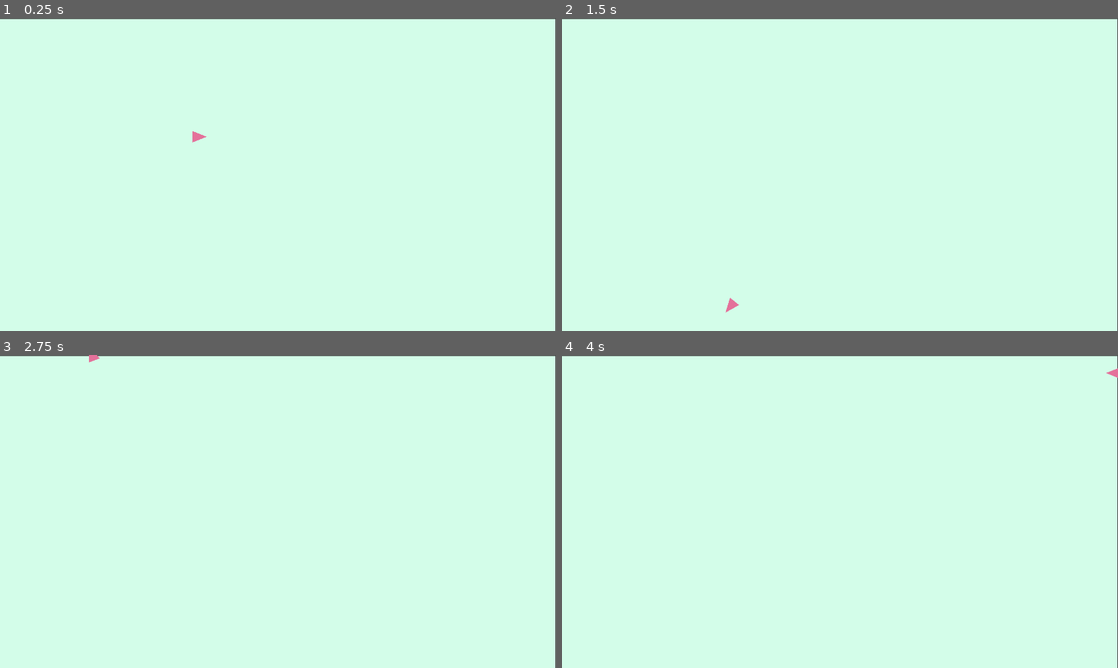
Above: before the commit, frames 1-4 (two rows, left to right).
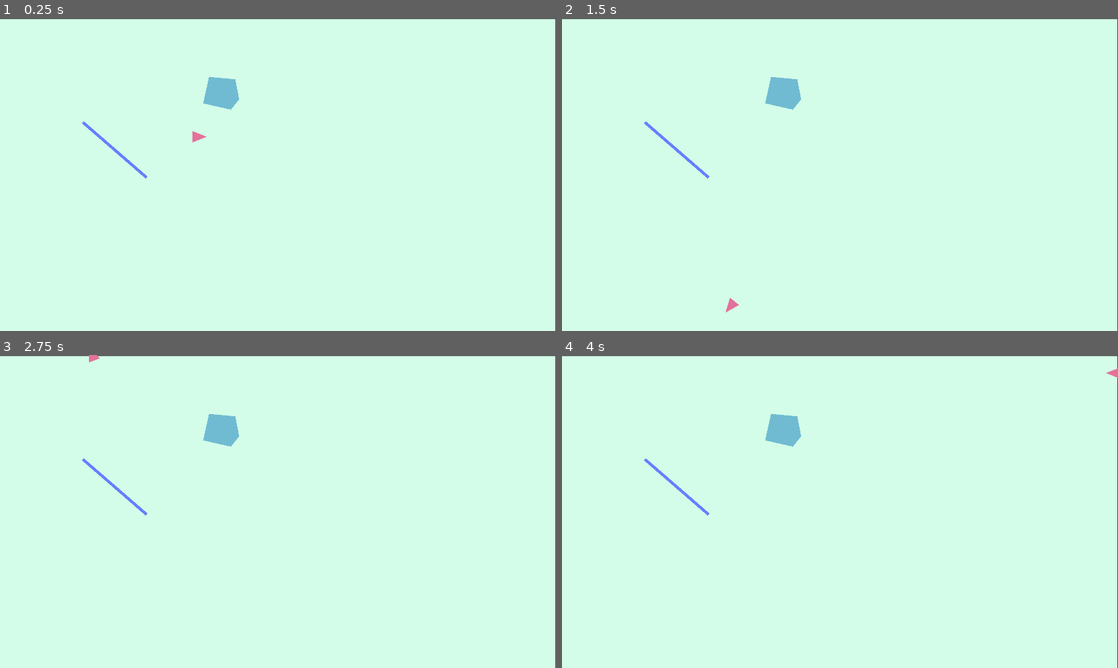
Above: after the commit, the same moments.

Repository: synvinkel/dashderoids
Game: Godot game, scene res://Main.tscn
The game is run twice, just before and just after one commit, with the same random seed, the same clock (stepped at 60 frames per second) and the same inputs.
Inputs:
- Up to frame 1 (0.25 s): no input
- Up to frame 2 (1.5 s): tap Enter at 0.5 s; hold Right (turn_right) 0.53-1.28 s; tap Space (boost) at 0.6, 1.25, 1.35 s; hold Down (ui_down) from 1.28 s (still down)
- Up to frame 3 (2.75 s): tap Enter at 2 s; release Down (ui_down) at 2.03 s; hold Right (turn_right) from 2.03 s (still down); tap Space (boost) at 2.1 s
- Up to frame 4 (4 s): tap Space (boost) at 2.75, 2.85, 3.6 s; release Right (turn_right) at 2.78 s; hold Up (thrust) 2.78-3.53 s; hold Left (turn_left) from 3.53 s (still down)

The runs differ from the first frame. In frame 1, 0.7% of the frame differs, in the area x 14-43%, y 18-52%; in frame 2, 0.7%; in frame 3, 0.7%; in frame 4, 0.7%.
Error after the commit: Parse Error: Variable "i" already defined in the scope (at line 86). (res://Polygon.gd:87)

Commit message:
Start adding the other components (Polygon etc.)

Diff:
--- /dev/null
+++ b/Geometry.gd
@@ -0,0 +1,29 @@
+extends Node
+# Line/line intersection from turf.js
+# https://github.com/Turfjs/turf/blob/master/packages/turf-line-intersect/index.ts
+func intersect(coords1, coords2):
+    var x1 = coords1[0][0]
+    var y1 = coords1[0][1]
+    var x2 = coords1[1][0]
+    var y2 = coords1[1][1]
+    var x3 = coords2[0][0]
+    var y3 = coords2[0][1]
+    var x4 = coords2[1][0]
+    var y4 = coords2[1][1]
+    var denom = ((y4 - y3) * (x2 - x1)) - ((x4 - x3) * (y2 - y1))
+    var numeA = ((x4 - x3) * (y1 - y3)) - ((y4 - y3) * (x1 - x3))
+    var numeB = ((x2 - x1) * (y1 - y3)) - ((y2 - y1) * (x1 - x3))
+
+    if denom == 0:
+        if numeA == 0 and numeB == 0:
+            return null
+        return null
+
+    var uA = numeA / denom
+    var uB = numeB / denom
+
+    if uA >= 0 and uA <= 1 and uB >= 0 and uB <= 1:
+        var x = x1 + (uA * (x2 - x1))
+        var y = y1 + (uA * (y2 - y1))
+        return Vector2(x, y)
+    return null
--- a/Main.tscn
+++ b/Main.tscn
@@ -1,8 +1,9 @@
-[gd_scene load_steps=4 format=2]
+[gd_scene load_steps=5 format=2]
 
 [ext_resource path="res://Main.gd" type="Script" id=1]
 [ext_resource path="res://Background.gd" type="Script" id=2]
 [ext_resource path="res://Skepp.tscn" type="PackedScene" id=3]
+[ext_resource path="res://Polygon.tscn" type="PackedScene" id=4]
 
 [node name="Main" type="Node2D"]
 script = ExtResource( 1 )
@@ -21,3 +22,11 @@
 color = Color( 0.831373, 0.996078, 0.917647, 1 )
 
 [node name="Skepp" parent="." instance=ExtResource( 3 )]
+
+[node name="Polygon" parent="." instance=ExtResource( 4 )]
+
+[node name="Line2D" type="Line2D" parent="."]
+position = Vector2( 124.964, 122.692 )
+points = PoolVector2Array( 161.098, 237.083, 381.489, 427.938 )
+default_color = Color( 0.4, 0.501961, 1, 1 )
+texture_mode = 3080292
--- /dev/null
+++ b/Polygon.gd
@@ -0,0 +1,106 @@
+extends RigidBody2D
+
+export var debug = false
+onready var line = $"../Line2D"
+onready var polygon = $Polygon2D
+onready var collision_polygon = $CollisionPolygon2D
+var Polygon = load("res://Polygon.tscn")
+var intersections = []
+var lhs_poly = []
+var rhs_poly = []
+
+var poly_label = Label.new()
+var poly_font = poly_label.get_font("")
+
+var new_poly = []
+
+func init(_new_poly, _new_pos, _new_vel, _new_angular, _debug):
+    new_poly = _new_poly
+    position = _new_pos
+    angular_velocity = _new_angular
+    linear_velocity = _new_vel
+    debug = _debug
+
+func sync_polygon_and_collision():
+    collision_polygon.position = polygon.position
+    collision_polygon.polygon = polygon.polygon
+    update()
+
+func set_new_polygon(_new_poly):
+    polygon.polygon = _new_poly
+    sync_polygon_and_collision()
+
+func _ready():
+    if(new_poly != []):
+        set_new_polygon(new_poly)
+    else:
+        sync_polygon_and_collision()
+
+func _draw():
+    if(debug):
+        var p = polygon.polygon
+    #    draw polygon edges
+        for i in p.size():
+            draw_line(p[i],p[((i + 1) % p.size() )], Color.red)
+
+        var t = polygon.get_global_transform_with_canvas()
+        draw_circle(t.xform_inv(position), 10, Color.pink)
+
+    #    draw intersection points
+        for intersect in intersections:
+            draw_circle(intersect, 10, Color.red)
+
+        for i in lhs_poly.size():
+            draw_line(lhs_poly[i],lhs_poly[((i + 1) % lhs_poly.size() )], Color.red, 3.0)
+            draw_string(poly_font, lhs_poly[i], str(i), Color.black)
+        for i in rhs_poly.size():
+            draw_line(rhs_poly[i],rhs_poly[((i + 1) % rhs_poly.size() )], Color.blue, 3.0)
+            draw_string(poly_font, rhs_poly[i], str(i), Color.black)
+
+func _process(delta):
+    if Input.is_action_just_pressed("ui_down"):
+        if lhs_poly != [] and rhs_poly != []:
+            var lhs = Polygon.instance()
+            lhs.init(lhs_poly, position, -linear_velocity * 0.4, angular_velocity, debug)
+            get_parent().add_child(lhs)
+            var rhs = Polygon.instance()
+            rhs.init(rhs_poly, position, linear_velocity, rand_range(-10.0, 10.0), debug)
+            get_parent().add_child(rhs)
+            queue_free()
+
+func _physics_process(delta):
+    sync_polygon_and_collision()
+
+    # 2D plane
+    var dvec = (line.points[0] - line.points[1]).normalized()
+    var normal = Vector2(dvec.y, -dvec.x)
+    var N = normal
+    var D = normal.dot(line.points[0])
+
+    intersections.clear()
+    lhs_poly.clear()
+    rhs_poly.clear()
+
+    var p = polygon.polygon
+    var t = polygon.get_global_transform_with_canvas()
+    var i = 0
+    for i in p.size():
+        var dist = N.dot(t.xform(p[i])) - D
+        if dist < 0:
+            lhs_poly.push_back(p[i])
+        else:
+            rhs_poly.push_back(p[i])
+
+        var polygon_segment = [ t.xform(p[i]) , t.xform(p[((i + 1) % p.size() )]) ]
+        var intersection = G.intersect(polygon_segment, line.points)
+        if intersection:
+            lhs_poly.push_back(t.xform_inv(intersection))
+            rhs_poly.push_back(t.xform_inv(intersection))
+            intersections.push_back(t.xform_inv(intersection))
+
+
+    if intersections.size() != 2:
+        lhs_poly.clear()
+        rhs_poly.clear()
+
+    update()
--- /dev/null
+++ b/Polygon.tscn
@@ -0,0 +1,17 @@
+[gd_scene load_steps=2 format=2]
+
+[ext_resource path="res://Polygon.gd" type="Script" id=1]
+
+[node name="Polygon" type="RigidBody2D"]
+position = Vector2( 770, 260 )
+mass = 1000.0
+continuous_cd = 2
+script = ExtResource( 1 )
+
+[node name="CollisionPolygon2D" type="CollisionPolygon2D" parent="."]
+position = Vector2( -130, -30 )
+polygon = PoolVector2Array( 0, 0 )
+
+[node name="Polygon2D" type="Polygon2D" parent="."]
+color = Color( 0.443137, 0.737255, 0.827451, 1 )
+polygon = PoolVector2Array( -48.1638, -56.8408, 42.6201, -48.4607, 55.8885, 20.6747, 27.2567, 56.2899, -68.4156, 34.6415 )
--- a/project.godot
+++ b/project.godot
@@ -22,6 +22,7 @@
 [autoload]
 
 Cols="*res://Cols.gd"
+G="*res://Geometry.gd"
 
 [display]
 
@@ -53,6 +54,11 @@
  ]
 }
 
+[physics]
+
+2d/default_gravity=0
+2d/default_gravity_vector=Vector2( 0, 0 )
+
 [rendering]
 
 environment/default_environment="res://default_env.tres"
